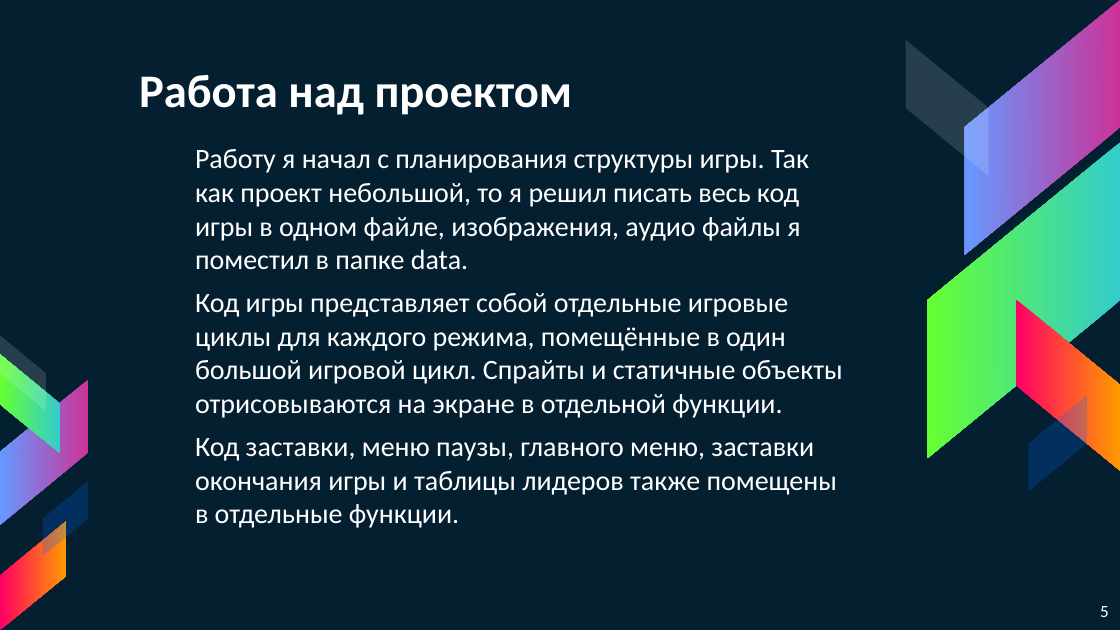
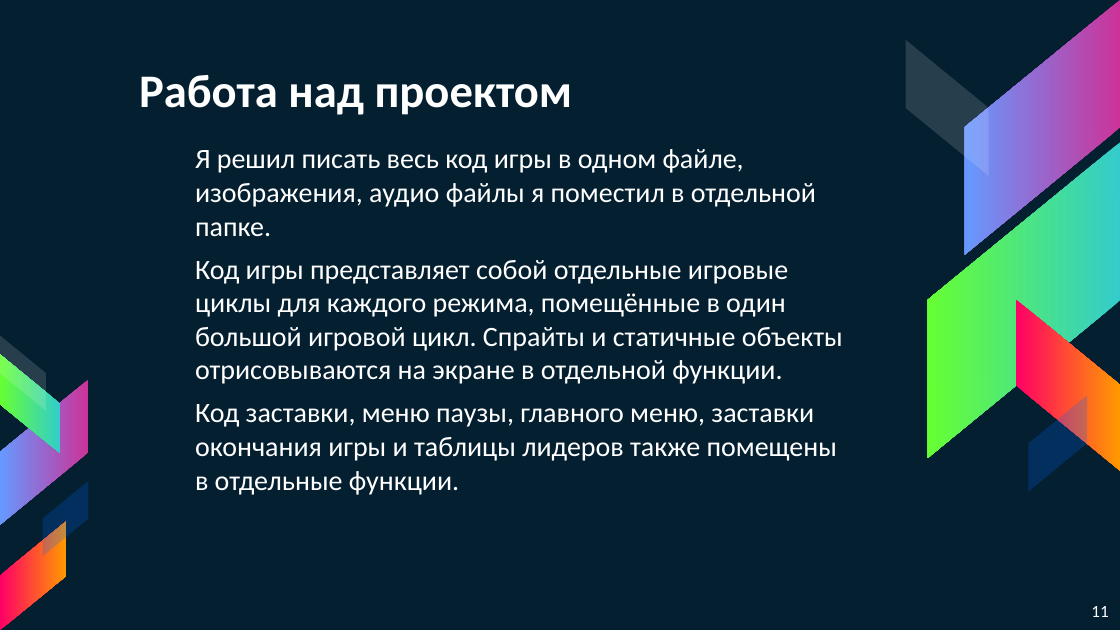
Before and after one commit to RomanRodionov/TheGame, a slide deck: slide 11 of Presentation.pptx (slide 5 before the commit). Drawn at 1120x630 pixels with LibreOffice and Linux fonts; fonts in the diff are those of the drawing. Boxes give left, top, right and bottom in pixels: in the first picture for what was removed or moved away, otherwise in the second. Text is boxed around its words. In the diff, an @@ line names an element or a change of style, - is before the commit and + after.

```diff
--- a/Presentation.pptx
+++ b/Presentation.pptx
@@ text at box(195, 149, 816, 237): text changed @@
-Работу я начал с планирования структуры игры. Так как проект небольшой, то я решил писать весь код игры в одном файле, изображения, аудио файлы я поместил в папке data.
+Я решил писать весь код игры в одном файле, изображения, аудио файлы я поместил в отдельной папке.
@@ page number at box(1091, 606, 1108, 617): text changed @@
-5
+11
```
Also in this commit, not shown: 4 other slides changed, 5 slides added, 5 slides removed, 4 other files.
